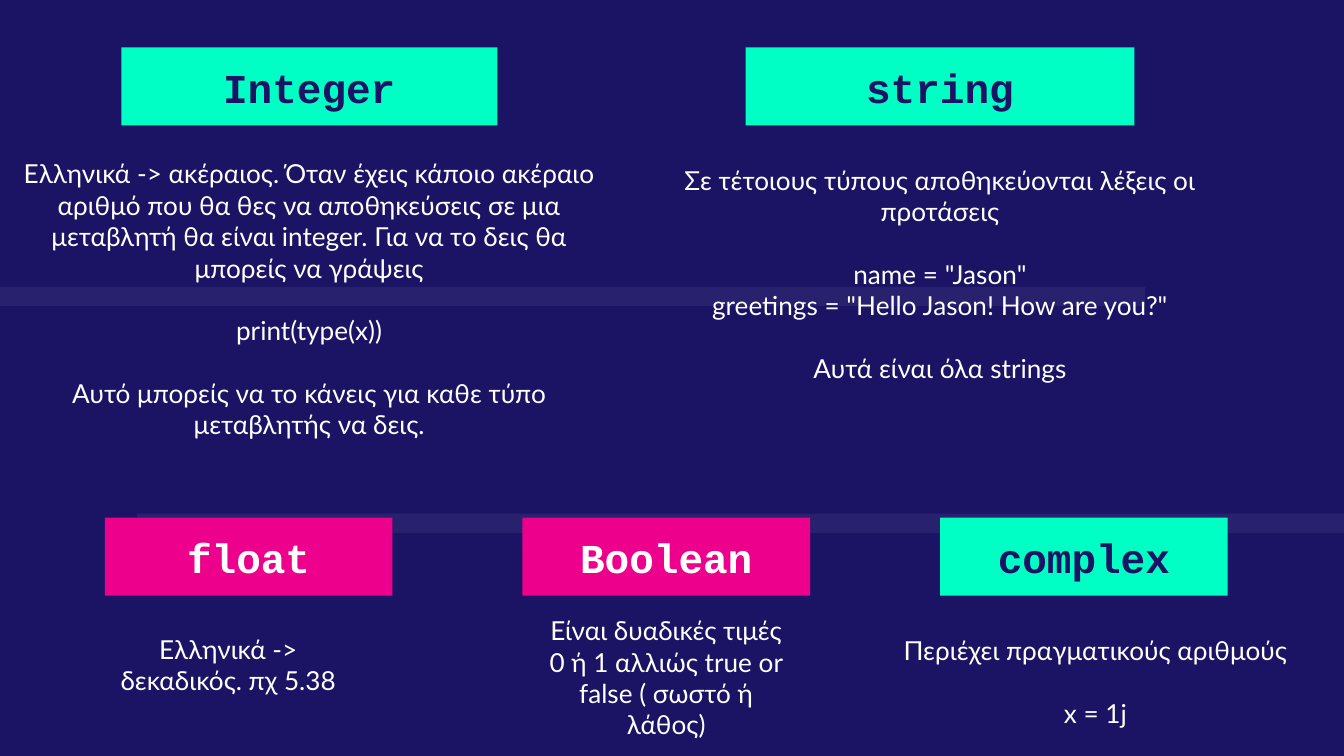
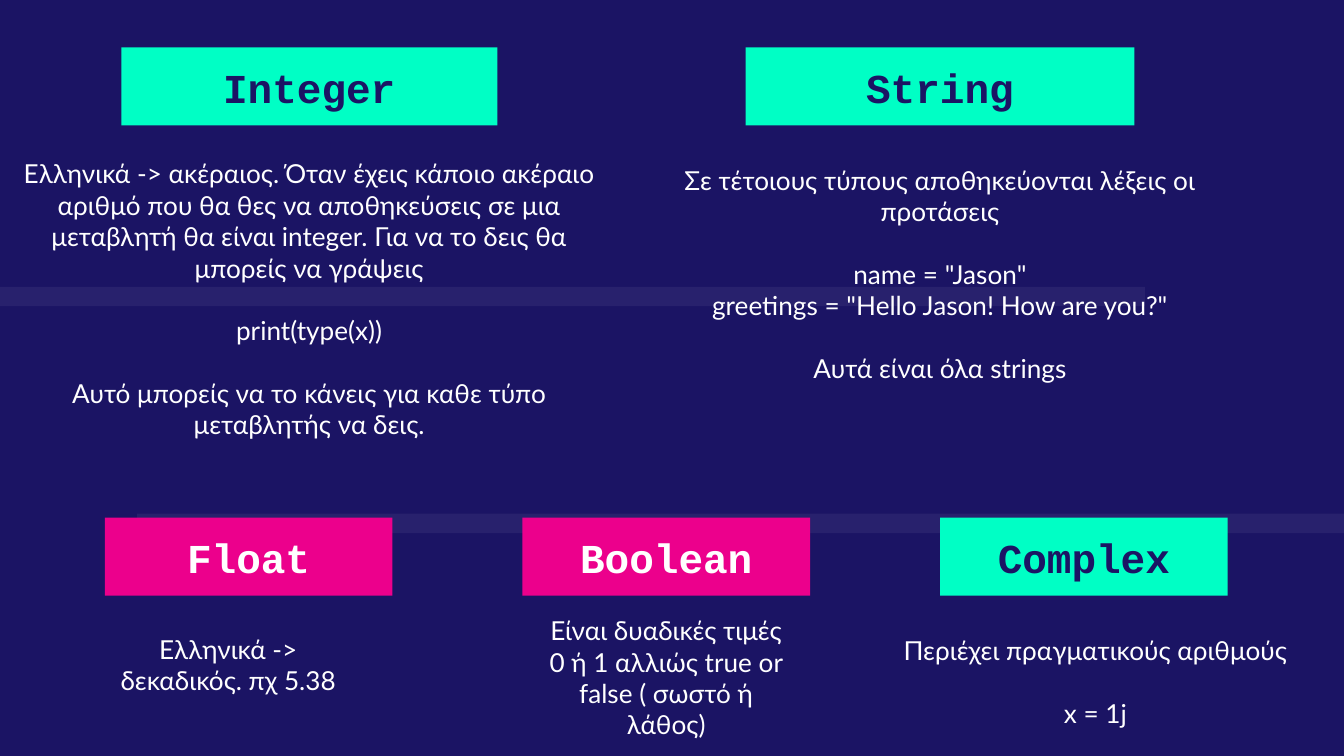
Before and after one commit to deepblue597/python_tutorial, a slide deck: slide 12 of Lesson 1 Python.pptx. Drawn at 1344x756 pixels with LibreOffice and Linux fonts; fonts in the diff are those of the drawing. Boxes give left, top, right and bottom in pixels: in the first picture for what was removed or moved away, otherwise in the second. Text is boxed around its words. In the diff, an @@ line names an element or a change of style, - is before the commit and + after.

```diff
--- a/Lesson 1 Python.pptx
+++ b/Lesson 1 Python.pptx
@@ title at [866, 73, 1014, 112]: text changed @@
-string
+String
@@ title at [187, 544, 310, 574]: text changed @@
-float
+Float
@@ title at [998, 544, 1170, 582]: text changed @@
-complex
+Complex
```
Also in this commit, not shown: 1 other slide changed, 1 other file.
